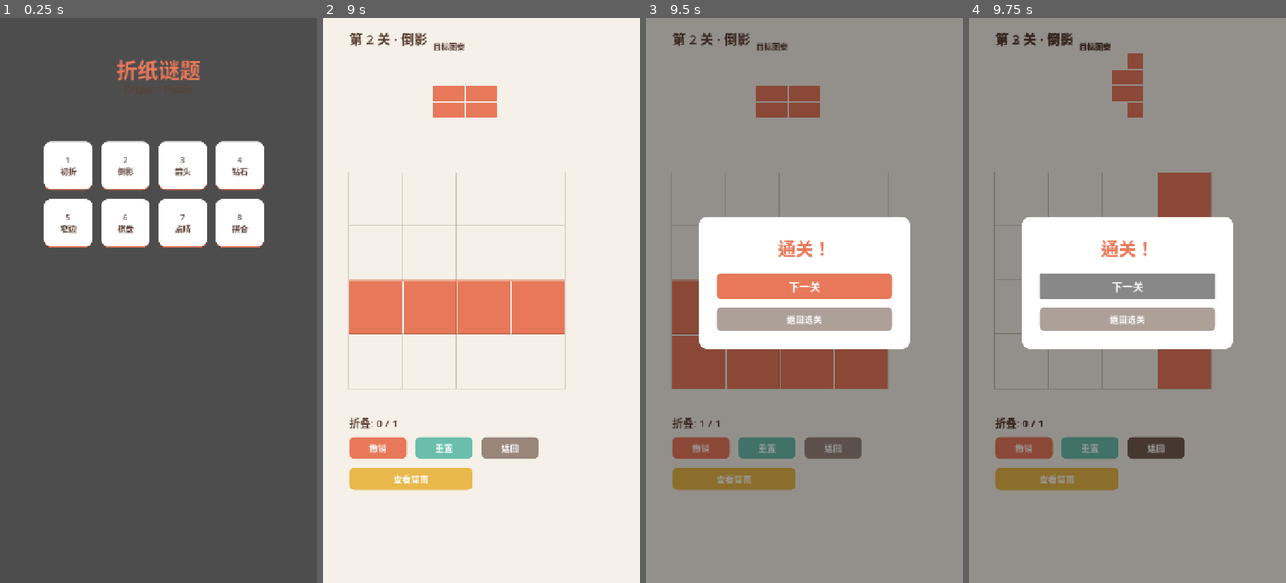
Above: before the commit, frames 1-4 (left to right).
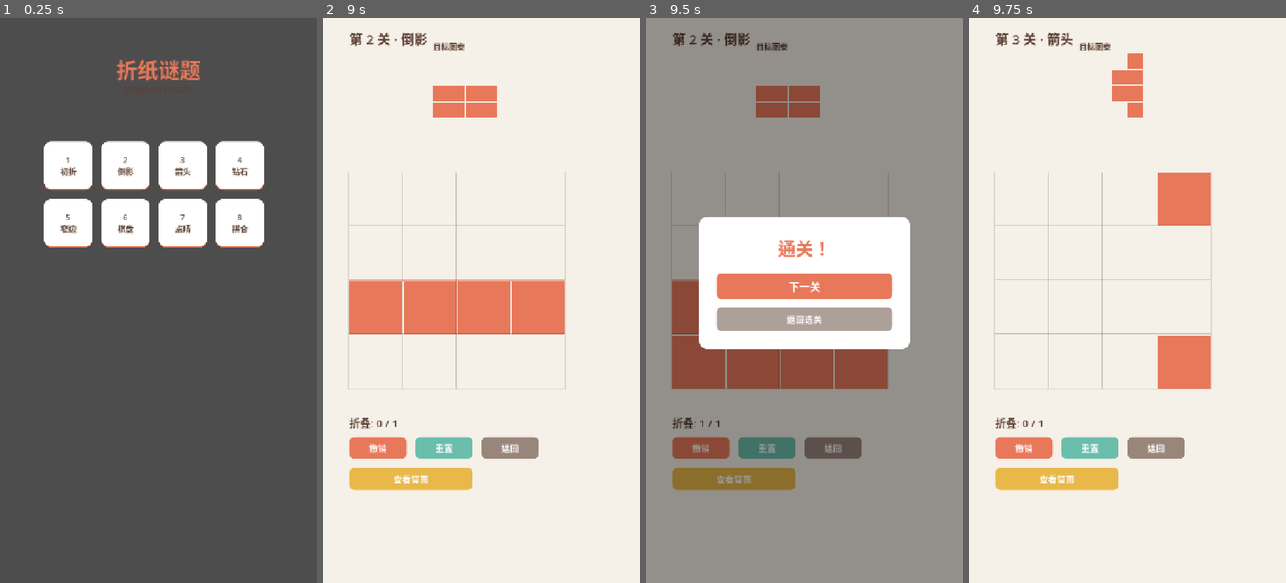
Above: after the commit, the same moments.

Repository: oscarrr112/origami-puzzle
Game: Godot game, scene res://scenes/main.tscn
Two runs of this game, one before a commit and one after it. Both use one fixed random seed, a clock stepped at 60 frames per second and the inputs below.
Inputs (mouse positions are in pixels of both pictures, inside the frame that each line leads up to):
- Up to frame 1 (0.25 s): no input
- Up to frame 2 (9 s): click "1 初折" at 0.5 s; click (402, 277) at 1.27 s; click (456, 277) at 2.02 s; click (510, 277) at 2.77 s; click (456, 227) at 3.52 s; click (456, 334) at 4.27 s; click "撤销" at 5 s; click "重置" at 5.75 s; click "返回" at 6.5 s; click "2 倒影" at 7.25 s; click "查看背面" at 8 s; click (402, 277) at 8.77 s
- Up to frame 3 (9.5 s): no input
- Up to frame 4 (9.75 s): click "下一关" at 9.5 s

Frames 1-3 are identical in both runs. In frame 4, 90% of the frame differs, in the area x 0-100%, y 0-100%.

Commit message:
fix: clean up old game_screen when switching levels
Old game scene (with win popup) was not freed when navigating
to next level, causing stale UI to remain visible.

Co-Authored-By: Claude Opus 4.6 <noreply@anthropic.com>

Diff:
--- a/scripts/main.gd
+++ b/scripts/main.gd
@@ -39,6 +39,9 @@
 	if level_select:
 		level_select.queue_free()
 		level_select = null
+	if game_screen:
+		game_screen.queue_free()
+		game_screen = null
 
 	game_screen = Node2D.new()
 	game_screen.set_script(load("res://scripts/game.gd"))
